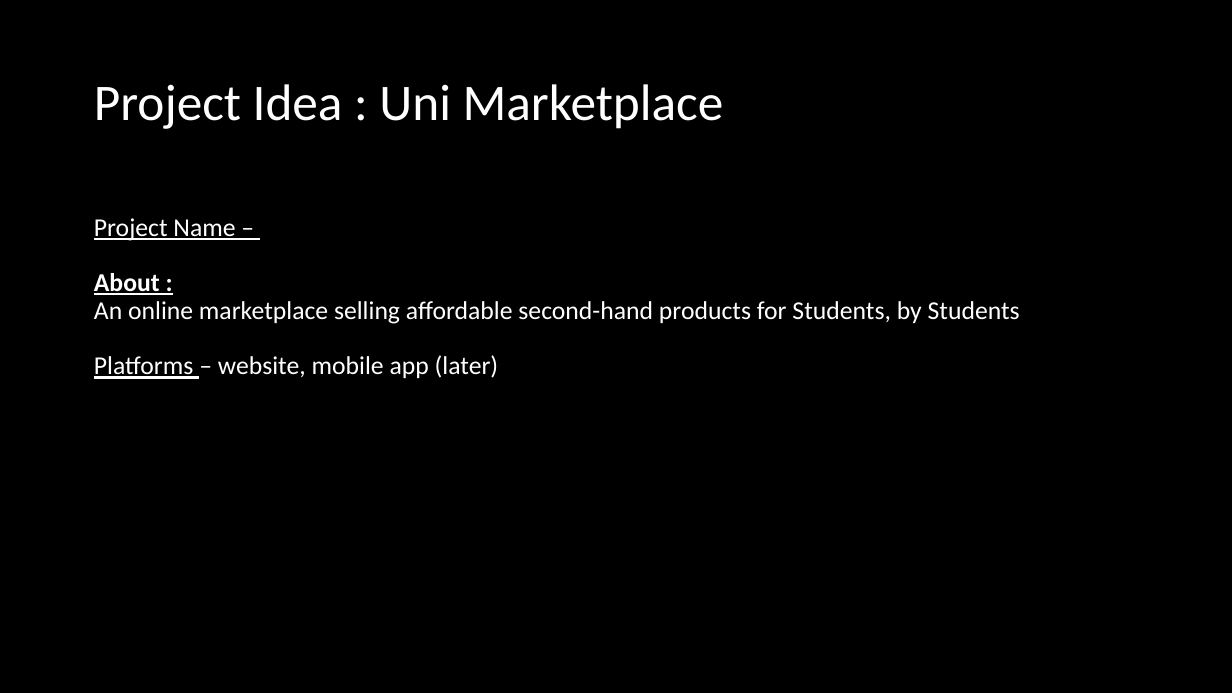
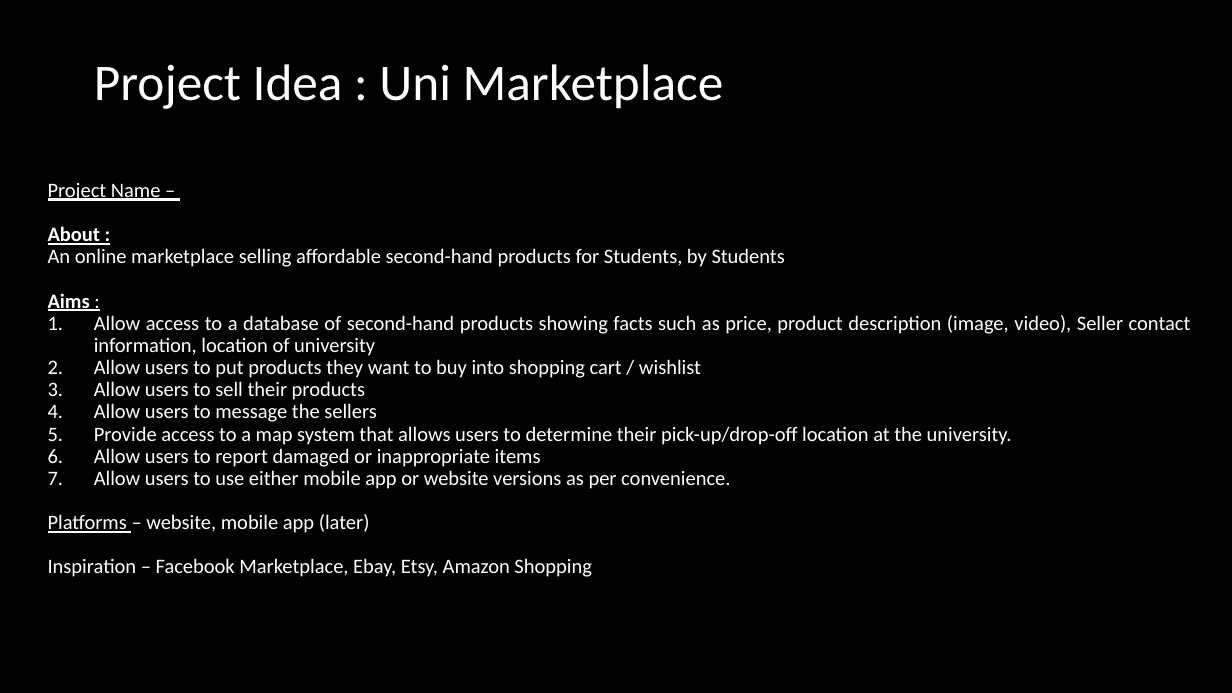
Before and after one commit to Arcy-03/Team-Software-Project-L4, a slide deck: slide 2 of Team Software Project-Intro-Presentation.pptx. Drawn at 1232x693 pixels with LibreOffice and Linux fonts; fonts in the diff are those of the drawing. Boxes give left, top, right and bottom in pixels: in the first picture for what was removed or moved away, otherwise in the second. Text is boxed around its words. In the diff, an @@ line names an element or a change of style, - is before the commit and + after.

```diff
--- a/Team Software Project-Intro-Presentation.pptx
+++ b/Team Software Project-Intro-Presentation.pptx
@@ title "Project Idea : Uni Marketplace": place and size @@
-title "Project Idea : Uni Marketplace" at box(94, 84, 724, 129)
+title "Project Idea : Uni Marketplace" at box(94, 64, 724, 109)
@@ text "Project Name –": place and size @@
-text "Project Name –" at box(94, 218, 1020, 379)
+text "Project Name –" at box(48, 183, 1191, 577)
@@ text at box(48, 183, 785, 533): size 20 to 16 pt in "Project Name –", "About :", "An online marketplace selling affordable second-hand product ...", "Platforms – website, mobile app (later)" @@
@@ text at box(48, 293, 1191, 489): paragraphs added @@
+Aims :
+1. Allow access to a database of second-hand products showing facts such as price, product description (image, video), Seller contact information, location of university
+2. Allow users to put products they want to buy into shopping cart / wishlist
+3. Allow users to sell their products
+4. Allow users to message the sellers
+5. Provide access to a map system that allows users to determine their pick-up/drop-off location at the university.
+6. Allow users to report damaged or inappropriate items
+7. Allow users to use either mobile app or website versions as per convenience.
@@ text at box(48, 558, 592, 577): paragraph added @@
+Inspiration – Facebook Marketplace, Ebay, Etsy, Amazon Shopping
```
Also in this commit, not shown: 1 other slide changed.
